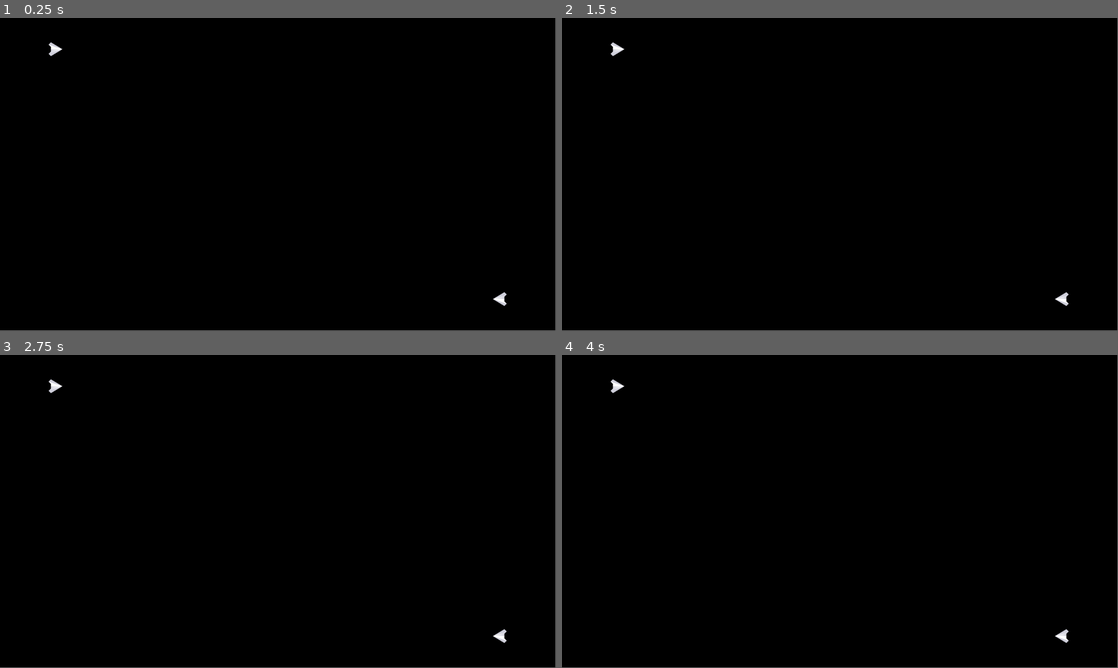
Above: before the commit, frames 1-4 (two rows, left to right).
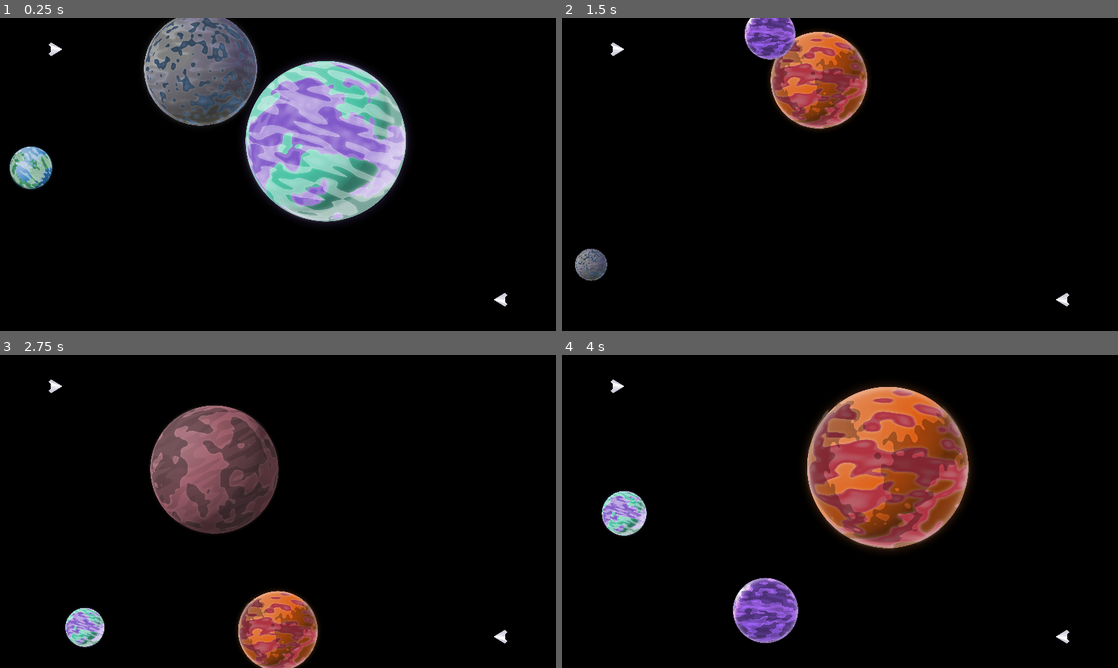
Above: after the commit, the same moments.

Repository: Teeohbee/CelestialMeadow
Game: Godot game, scene res://main.tscn
Same seed, same stepped clock (60 frames per second), same inputs: the game is played once before the commit and once after it.
Inputs:
- Up to frame 1 (0.25 s): no input
- Up to frame 2 (1.5 s): tap Enter at 0.5 s; tap R (reset) at 1.25 s
- Up to frame 3 (2.75 s): tap R (reset) at 2 s
- Up to frame 4 (4 s): tap R (reset) at 2.75, 3.5 s
The window is 799x449 before the commit and 800x450 after it. Grey fills any space a smaller window leaves; there, only what the larger window draws over its background counts as a difference.

The runs differ from the first frame. In frame 1, 19% of the frame differs, in the area x 1-92%, y 0-93%; in frame 2, 5.9%; in frame 3, 11%; in frame 4, 15%.

Commit message:
Introduce random planet spawning as background

Diff:
--- a/main.tscn
+++ b/main.tscn
@@ -1,8 +1,15 @@
-[gd_scene load_steps=2 format=3 uid="uid://ww418vo28v70"]
+[gd_scene load_steps=3 format=3 uid="uid://ww418vo28v70"]
 
+[ext_resource type="PackedScene" uid="uid://bnauy0payb6b1" path="res://planet.tscn" id="1_kiu5r"]
 [ext_resource type="PackedScene" uid="uid://q7anoymfcc8" path="res://player.tscn" id="1_syc1s"]
 
 [node name="Main" type="Node2D"]
+
+[node name="Planet" parent="." instance=ExtResource("1_kiu5r")]
+
+[node name="Planet2" parent="." instance=ExtResource("1_kiu5r")]
+
+[node name="Planet3" parent="." instance=ExtResource("1_kiu5r")]
 
 [node name="Player" parent="." instance=ExtResource("1_syc1s")]
 position = Vector2(341, 543)
--- /dev/null
+++ b/planet.gd
@@ -0,0 +1,19 @@
+extends Sprite2D
+
+@export var sprites : Array[CompressedTexture2D] = []
+var screen_size
+
+func _ready():
+	screen_size = get_viewport_rect().size
+	set_planet_texture()
+	set_planet_scale()
+	position = Vector2(randf_range(0, 1)*screen_size.x, randf_range(0, 1)*screen_size.y)
+
+func set_planet_texture():
+	var texture_index = randi() % sprites.size()
+	texture = sprites[texture_index]
+	sprites.remove_at(texture_index)
+
+func set_planet_scale():
+	var size = randf_range(0.1, 0.6)
+	scale = Vector2(size, size)
--- /dev/null
+++ b/planet.tscn
@@ -0,0 +1,17 @@
+[gd_scene load_steps=12 format=3 uid="uid://bnauy0payb6b1"]
+
+[ext_resource type="Script" path="res://planet.gd" id="1_ivuc2"]
+[ext_resource type="Texture2D" uid="uid://baeus40j2oryh" path="res://planet00.png" id="2_rub08"]
+[ext_resource type="Texture2D" uid="uid://dil4lkja3126u" path="res://planet01.png" id="3_e7tbt"]
+[ext_resource type="Texture2D" uid="uid://1ipltpid65ih" path="res://planet02.png" id="4_vuvb3"]
+[ext_resource type="Texture2D" uid="uid://cove71ef3ihtu" path="res://planet03.png" id="5_5v1vt"]
+[ext_resource type="Texture2D" uid="uid://d4amkuucim056" path="res://planet04.png" id="6_m1mt4"]
+[ext_resource type="Texture2D" uid="uid://m4tbl45xtthk" path="res://planet05.png" id="7_0vdrr"]
+[ext_resource type="Texture2D" uid="uid://33s5c6afdwyi" path="res://planet06.png" id="8_m0lln"]
+[ext_resource type="Texture2D" uid="uid://bgioc4nl73xc0" path="res://planet07.png" id="9_7ksyc"]
+[ext_resource type="Texture2D" uid="uid://kvy4jitc24uw" path="res://planet08.png" id="10_vt7s7"]
+[ext_resource type="Texture2D" uid="uid://da822ryvpydf2" path="res://planet09.png" id="11_tjj8t"]
+
+[node name="Planet" type="Sprite2D"]
+script = ExtResource("1_ivuc2")
+sprites = Array[CompressedTexture2D]([ExtResource("2_rub08"), ExtResource("3_e7tbt"), ExtResource("4_vuvb3"), ExtResource("5_5v1vt"), ExtResource("6_m1mt4"), ExtResource("7_0vdrr"), ExtResource("8_m0lln"), ExtResource("9_7ksyc"), ExtResource("10_vt7s7"), ExtResource("11_tjj8t")])
--- a/project.godot
+++ b/project.godot
@@ -19,6 +19,7 @@
 
 window/size/viewport_width=1920
 window/size/viewport_height=1080
+window/stretch/mode="canvas_items"
 
 [input]
 
Binary file added: planet00.png
Not shown, added: planet00.png.import
Binary file added: planet01.png
Not shown, added: planet01.png.import
Binary file added: planet02.png
Not shown, added: planet02.png.import
Binary file added: planet03.png
Not shown, added: planet03.png.import
Binary file added: planet04.png
Not shown, added: planet04.png.import
Binary file added: planet05.png
Not shown, added: planet05.png.import
(and 8 more such lines)
